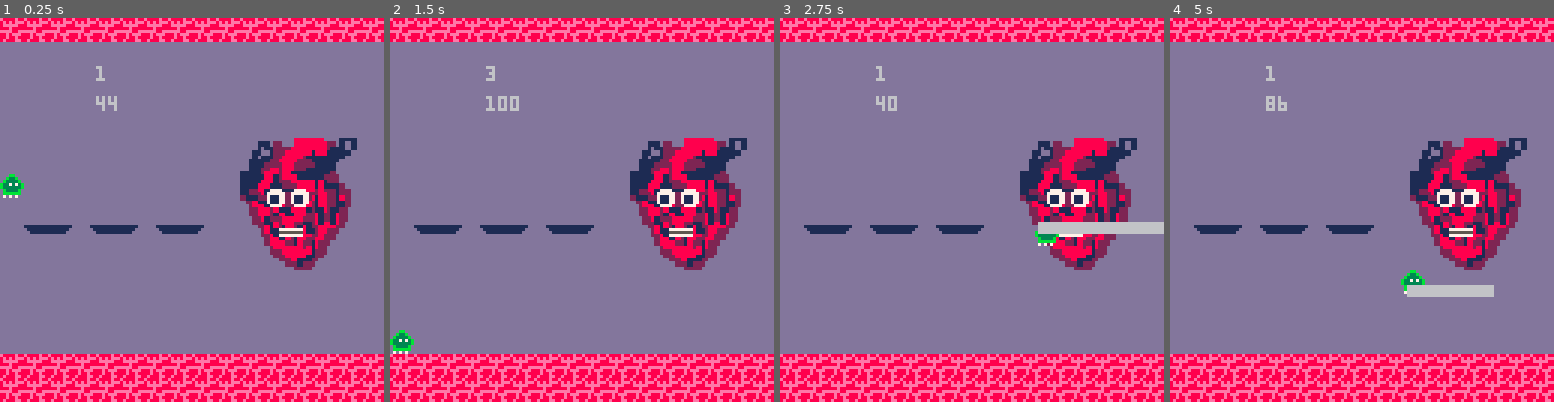
Above: before the commit, frames 1-4 (left to right).
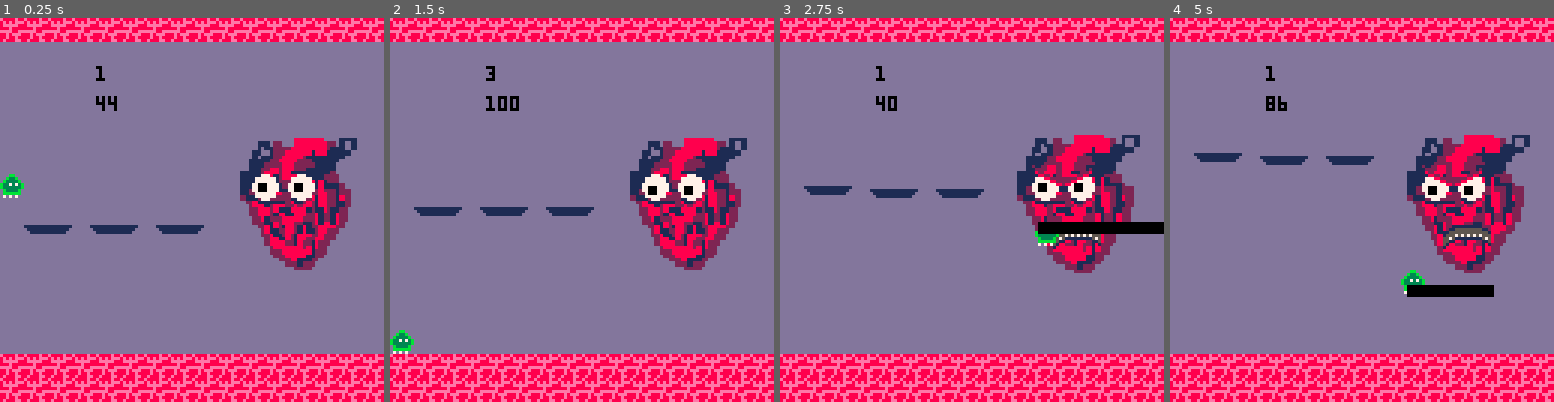
Above: after the commit, the same moments.

Repository: Von-dy/Game_Design_Final_Project
Game: PICO-8 cartridge build1.p8
Same seed, same stepped clock (60 frames per second), same inputs: the game is played once before the commit and once after it.
Inputs:
- Up to frame 1 (0.25 s): no input
- Up to frame 2 (1.5 s): tap X (X key) at 0.33, 1.07 s; tap O (Z key) at 0.7 s
- Up to frame 3 (2.75 s): hold Right 1.6-2.1 s; tap O (Z key) at 1.7, 2.1, 2.5 s; tap X (X key) at 1.85 s; hold Up 2.15-2.42 s; hold Right from 2.47 s (still down)
- Up to frame 4 (5 s): tap O (Z key) every 0.4 s from 2.9 to 4.9 s; tap X (X key) at 2.97, 4.08 s; release Right at 3.03 s; hold Left 3.08-3.58 s; hold Down 3.63-3.97 s; hold Right 4.02-4.68 s; hold Up from 4.73 s (still down)

The runs differ from the first frame. In frame 1, 1.1% of the frame differs, in the area x 25-83%, y 12-58%; in frame 2, 2.8%; in frame 3, 5.4%; in frame 4, 5.5%, in the area x 6-94%, y 12-73%.

Commit message:
Changes From Art_Master that I committed
Git Doesn't like Pico8 files, this sucks.
Here is the build from animation branch with heart pumping and eyes watching and mouth angrying

Diff:
--- a/build1.p8
+++ b/build1.p8
@@ -447,7 +447,7 @@
 --beat speed = .045+(.02*p)
 --last if/else checks number of beat
 function _update60()
- --heart_beat()
+ heart_beat()
  heart_platforms()
  if game.state==2 then
   for p in all(players) do
@@ -462,10 +462,8 @@
 end
 
 function heart_beat()
- x+=.045+(.02*p)
+ x+=.045+(.02*boss.phase)
  if x>1 then x=0 end
- if btnp(0) then p-=1 end
- if btnp(1) then p+=1 end
  if cos(x)==1 then c+=1 if c==3 then c=0 else sfx(0) end end
 end
 
@@ -515,21 +513,62 @@
 function draw_boss()
 
  if c==1 then
-  sspr(88, 0, 32, 32, 76,40, 48, 48)
+  sspr(88, 0, 32, 32, 75,39, 46, 46)
  else
   sspr(88, 0, 32, 32, 76,40, 44, 44)
  end
-
- if boss.phase==0 then
- spr(21,88,56,1,1)
- spr(21,96,56,1,1)
- end--draw happy
- if boss.phase==1 then
- spr(24,96,56,1,1)
- spr(24,104,56,1,1,true,false)
- end--draw angry
- if boss.phase==2 then end--draw sad
- spr(22,93,68,1,1)
+ draw_face()
+end
+
+function draw_face()
+ local y=0
+ local x=0
+
+ for p in all(players) do
+   y=p.y
+   x=p.x
+ end
+  circfill(88, 56, 4, 7)
+  circfill(100, 56, 4, 7)
+ if x>32 then
+   --left brow
+  line(84, 49, 90, 53, 2)
+  line(85, 50, 92, 54, 2)
+  line(85, 51, 93, 55, 8)
+  --right brow
+  line(101, 49, 98, 53, 2)
+  line(103, 50, 96, 54, 2)
+  line(103, 51, 95, 55, 8)
+
+  --angry mouth
+  for i=0, 15 do
+   pset(91+i, 72+3*sin(i/32), 1)
+   pset(91+i, 73+3*sin(i/32), 5)
+   pset(91+i, 74+3*sin(i/32), 5)
+   if c!=1 then
+    pset(91+i, 75+3*sin(i/32), 1)
+    if i%2==0 and i!=0 then pset(91+i, 74+3*sin(i/32), 7) end
+   else
+    pset(91+i, 75+3*sin(i/32), 5)
+    pset(91+i, 76+3*sin(i/32), 1)
+    if i%2==0 and i!=0 then pset(91+i, 75+3*sin(i/32), 7) end
+   end
+  end
+
+ else
+
+ end
+ --pupil tracking
+  if y<=48 then
+    rectfill(86, 54, 88, 56, 0)
+    rectfill(98, 54, 100, 56, 0)
+   elseif y<=72 then
+    rectfill(86, 55, 88, 57, 0)
+    rectfill(98, 55, 100, 57, 0)
+   else
+    rectfill(86, 56, 88, 58, 0)
+    rectfill(98, 56, 100, 58, 0)
+  end
 end
 
 function draw_platforms()
@@ -554,11 +593,11 @@
 00000000000000000000000000000000000000000711177000000000000000000777777000000000000000000001122281888221828222882212220000000000
 00000000000000000000000000000000000000000077770000000000000000000077770000000000000000000002111222222221182281882218220000000000
 00000000000000000000000000000000000000000000000000000000000000000000000000000000000000000000228111111128112821882211220000000000
-00000000000000000000000000000000000000000000000000000000000000000000000000000000000000000000028881288822828821882211220000000000
-00000000000000000000000000000000000000000000000000000000000000000000000000000000000000000000022888281118888121182112200000000000
-00000000000000000000000000000000000000000000000000000000000000000000000000000000000000000000022888218811888228122182200000000000
-00000000000000000000000000000000000000000000000000000000000000000000000000000000000000000000002281222888882228122182200000000000
-00000000000000000000000000000000000000000000000000000000000000000000000000000000000000000000002221182888221128188182000000000000
+00000000000000000000000000000000000000000000000000000000088222220000000000000000000000000000028881288822828821882211220000000000
+00000000000000000000000000000000000000000000000000000000008882220000000000000000000000000000022888281118888121182112200000000000
+00000000000000000000000000000000000000000000000000000000000088820000000000000000000000000000022888218811888228122182200000000000
+00000000000000000000000000000000000000000000000000000000000000880000000000000000000000000000002281222888882228122182200000000000
+00000000000000000000000000000000000000000000000000000000000000080000000000000000000000000000002221182888221128188182000000000000
 00000000000000000000000000000000000000000000000000000000000000000000000000000000000000000000000228182188218122888822000000000000
 00000000000000000000000000000000000000000000000000000000000000000000000000000000000000000000000028112288218112882220000000000000
 00000000000000000000000000000000000000000000000000000000000000000000000000000000000000000000000022811282188822822200000000000000
